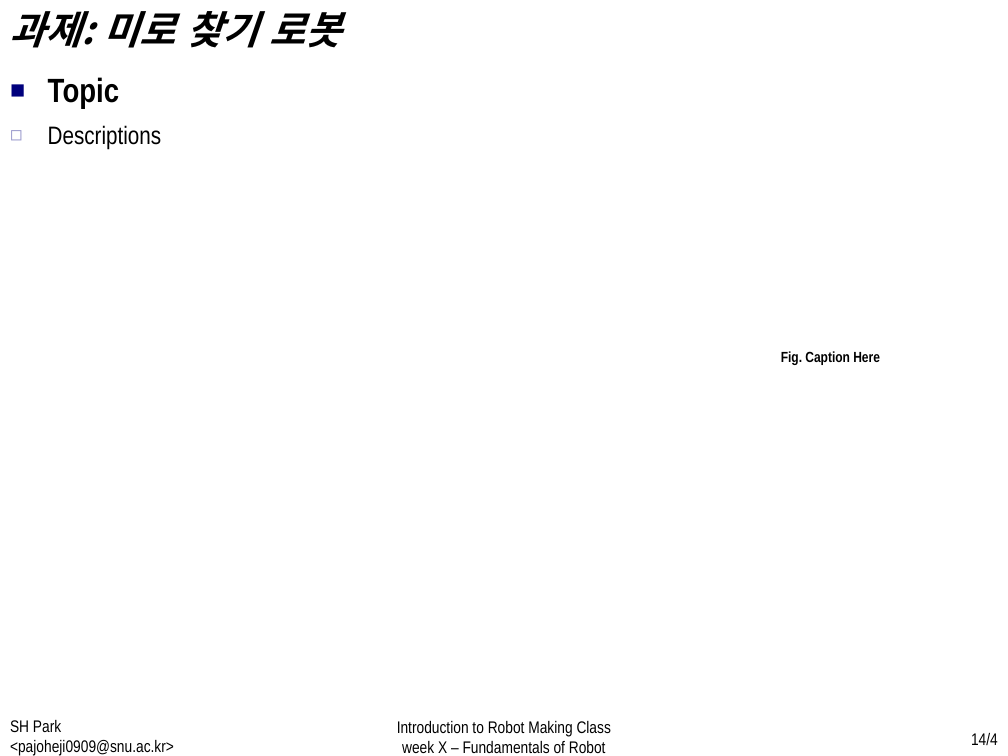
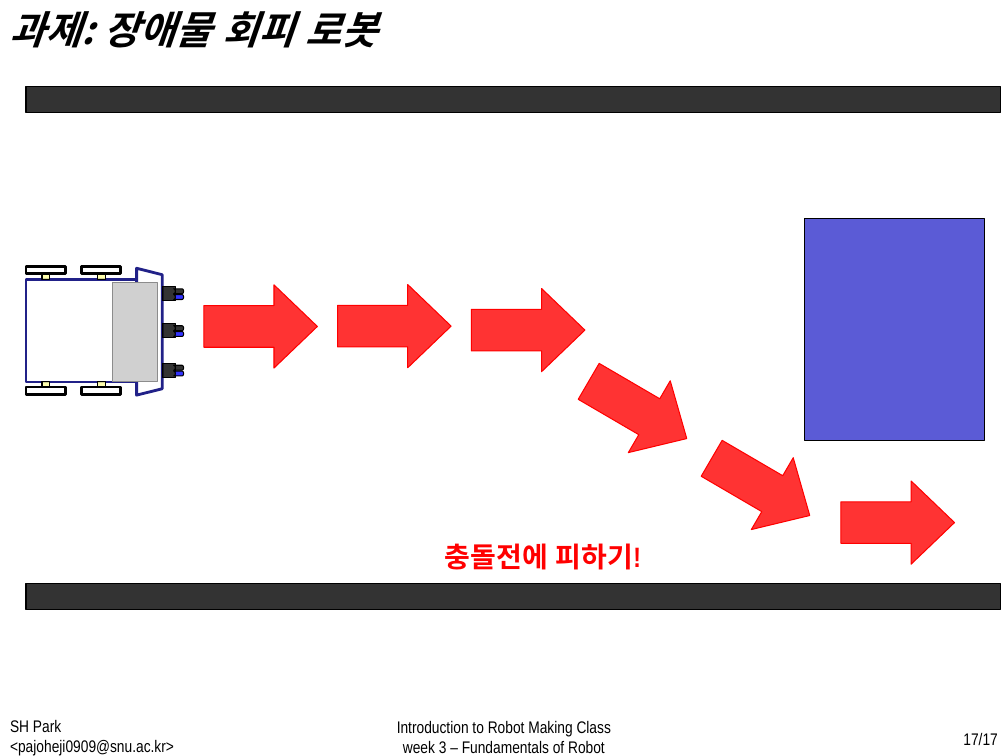
Before and after one commit to WhenTheyCry96/RobotTutorial, a slide deck: slide 17 of PPT/week3.pptx (slide 14 before the commit). Drawn at 1008x756 pixels with LibreOffice and Linux fonts; fonts in the diff are those of the drawing; grey boxes stand for pictures. Boxes give left, top, right and bottom in pixels: in the first picture for what was removed or moved away, otherwise in the second. Text is boxed around its words. In the diff, an @@ line names an element or a change of style, - is before the commit and + after.

Commit message:
week3 add features

```diff
--- a/PPT/week3.pptx
+++ b/PPT/week3.pptx
@@ text at [10,11,377,48]: text changed @@
-과제: 미로 찾기 로봇
+과제: 장애물 회피 로봇
@@ rectangle added at [26,87,1000,113], fill #000000 at 80% opacity, outline #000000 0.75 pt @@
@@ text removed at [48,77,119,109] @@
-■ Topic
@@ text removed at [48,125,162,150] @@
-  ◻ Descriptions
@@ rectangle added at [804,219,984,440], fill #3333CC at 80% opacity, outline #000000 0.75 pt @@
@@ group added at [26,266,183,395]: 12 rectangles, 6 flow chart online storages, 1 trapezoid, 1 picture @@
@@ text removed at [781,351,880,365] @@
-Fig. Caption Here
@@ group added at [204,284,955,564]: 6 down arrows @@
@@ text added at [445,543,641,570], 20 pt, text #FF0000, bold @@
+충돌전에 피하기!
@@ rectangle added at [26,583,1000,609], fill #000000 at 80% opacity, outline #000000 0.75 pt @@
@@ text at [403,741,605,753]: text changed @@
-week X – Fundamentals of Robot
+week 3 – Fundamentals of Robot
@@ page number at [963,733,997,745]: text changed @@
-14/4
+17/17
```
Also in this commit, not shown: 13 other slides changed, 3 slides added, 9 other files.
